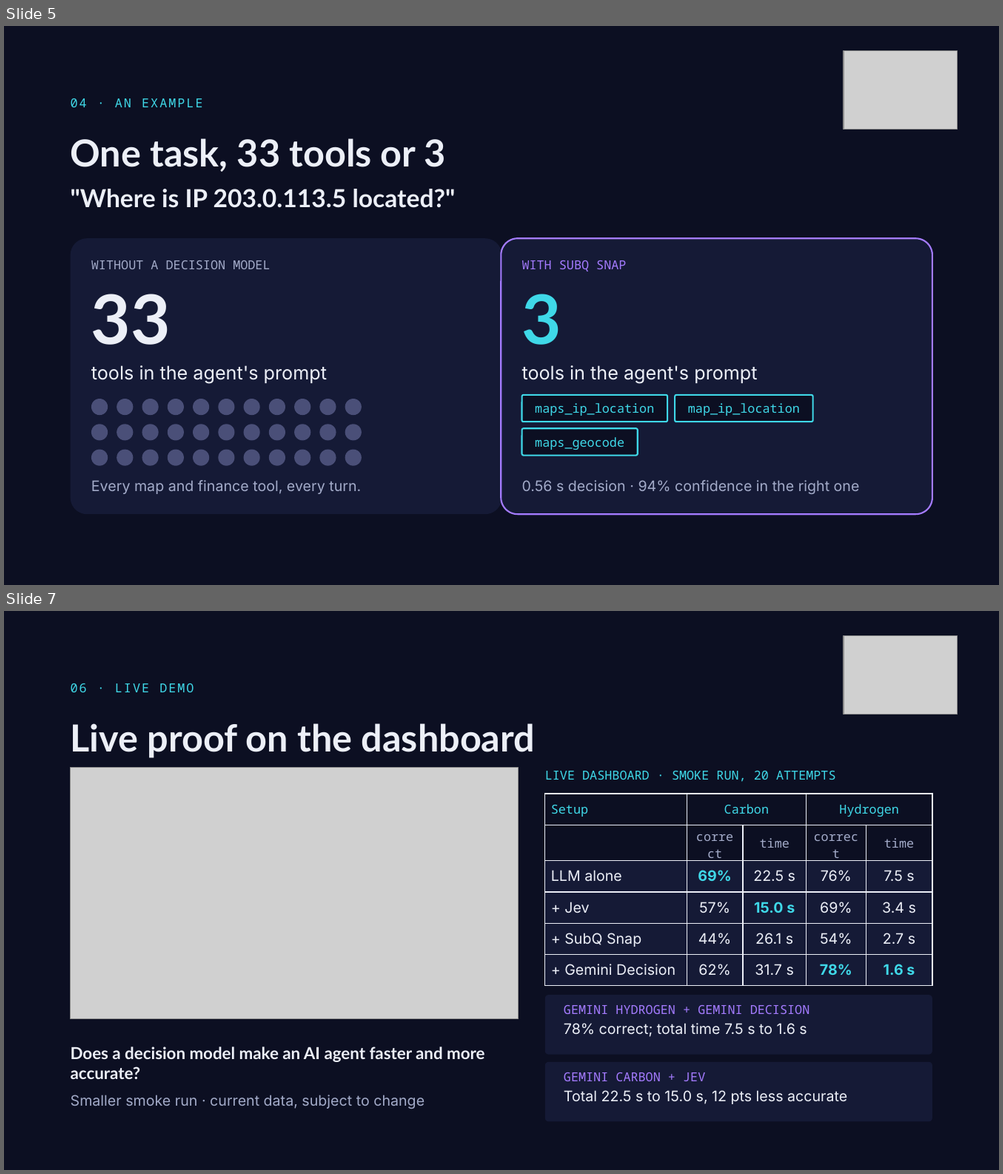
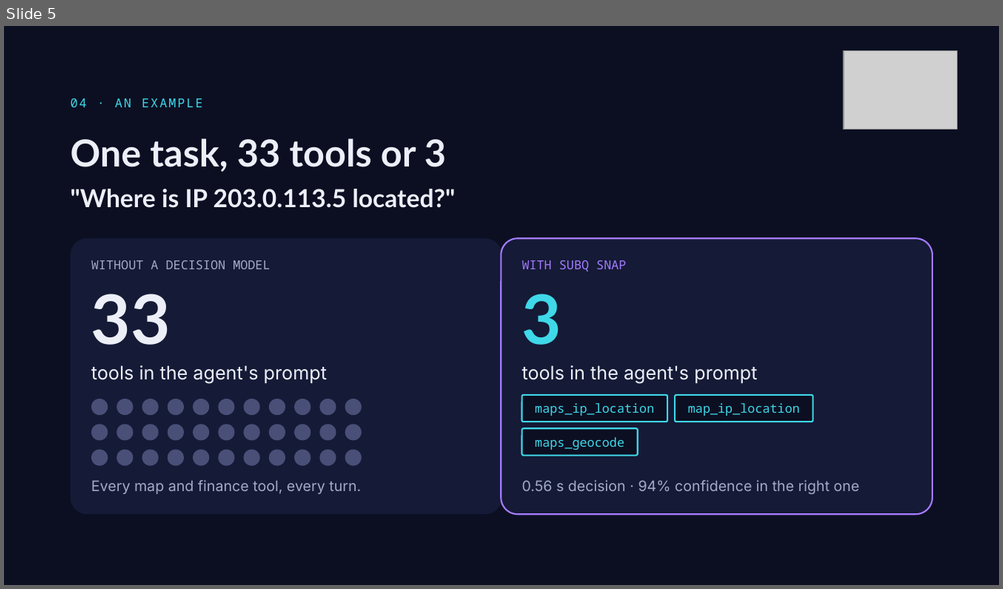
Before and after one commit to BaoTNguyen/jev-test, a slide deck: Jev Decision Benchmark.pptx. Shown one above the other, each under a label of ours: slides 5 and 7 before the commit, slide 5 after it; the slides between them are not shown. The pictures are 1003x1174 and 1003x589 pixels, drawn with LibreOffice and Linux fonts; fonts in the diff are those of the drawing; grey boxes stand for pictures. Boxes give left, top, right and bottom in pixels: in the first picture for what was removed or moved away, otherwise in the second. Text is boxed around its words. In the diff, an @@ line names an element or a change of style, - is before the commit and + after.

```diff
--- a/Jev Decision Benchmark.pptx
+++ b/Jev Decision Benchmark.pptx
@@ slide 7 removed at [4, 611, 999, 1170], background #0C0F22 @@
@@ picture removed at [843, 635, 958, 714] @@
@@ text removed at [71, 684, 193, 692] @@
-06 · LIVE DEMO
@@ title removed at [71, 723, 535, 758] @@
-Live proof on the dashboard
@@ picture removed at [71, 768, 518, 1020] @@
@@ text removed at [545, 771, 836, 782] @@
-LIVE DASHBOARD · SMOKE RUN, 20 ATTEMPTS
@@ table removed at [545, 794, 932, 982], 6 rows, 5 columns @@
-Setup | Carbon |  | Hydrogen | 
- | correct | time | correct | time
-LLM alone | 69% | 22.5 s | 76% | 7.5 s
-+ Jev | 57% | 15.0 s | 69% | 3.4 s
-+ SubQ Snap | 44% | 26.1 s | 54% | 2.7 s
-+ Gemini Decision | 62% | 31.7 s | 78% | 1.6 s
@@ rounded rectangle removed at [545, 995, 932, 1055] @@
@@ text removed at [563, 1005, 810, 1014] @@
-GEMINI HYDROGEN + GEMINI DECISION
@@ text removed at [563, 1023, 806, 1037] @@
-78% correct; total time 7.5 s to 1.6 s
@@ text removed at [71, 1047, 484, 1079] @@
-Does a decision model make an AI agent faster and more accurate?
@@ rounded rectangle removed at [545, 1062, 932, 1122] @@
@@ text removed at [563, 1073, 705, 1082] @@
-GEMINI CARBON + JEV
@@ text removed at [71, 1095, 424, 1109] @@
-Smaller smoke run · current data, subject to change
@@ text removed at [563, 1091, 847, 1105] @@
-Total 22.5 s to 15.0 s, 12 pts less accurate
```
Also in this commit, not shown: 1 slide changed, 2 other slides removed, 2 other files.
